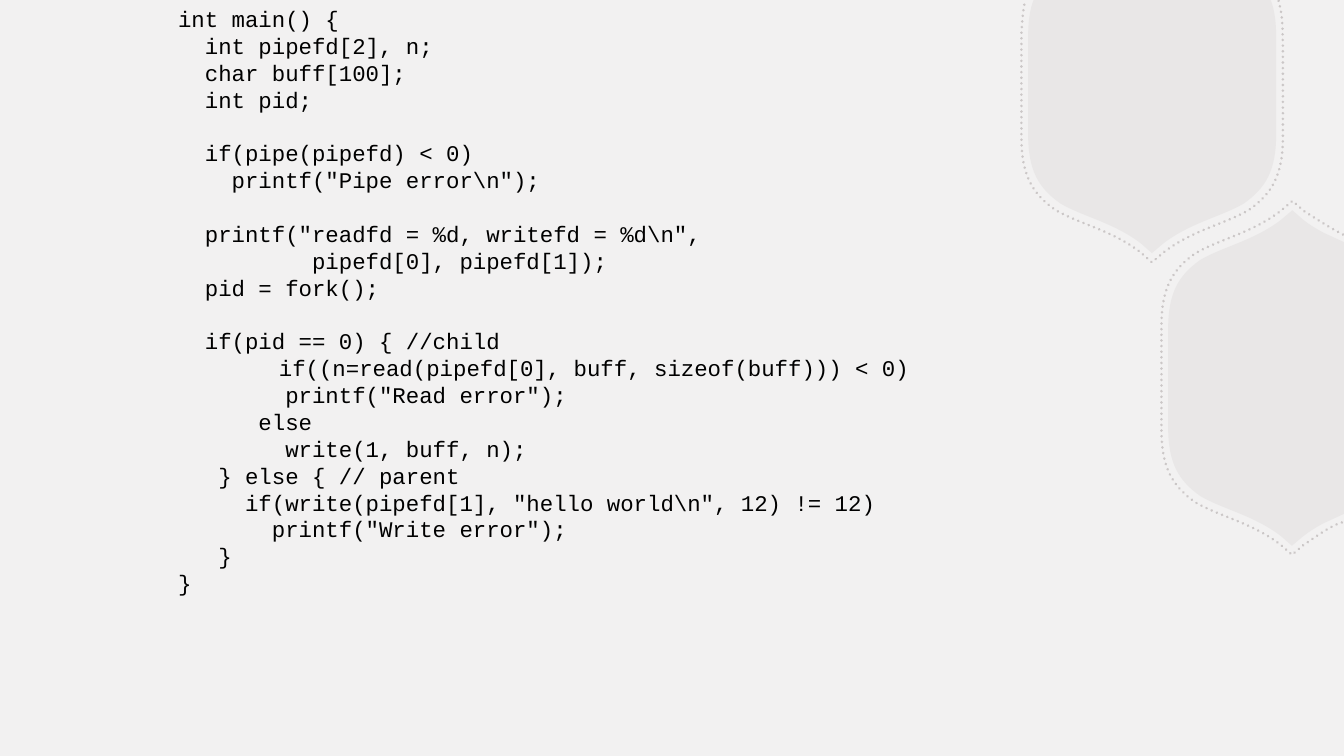
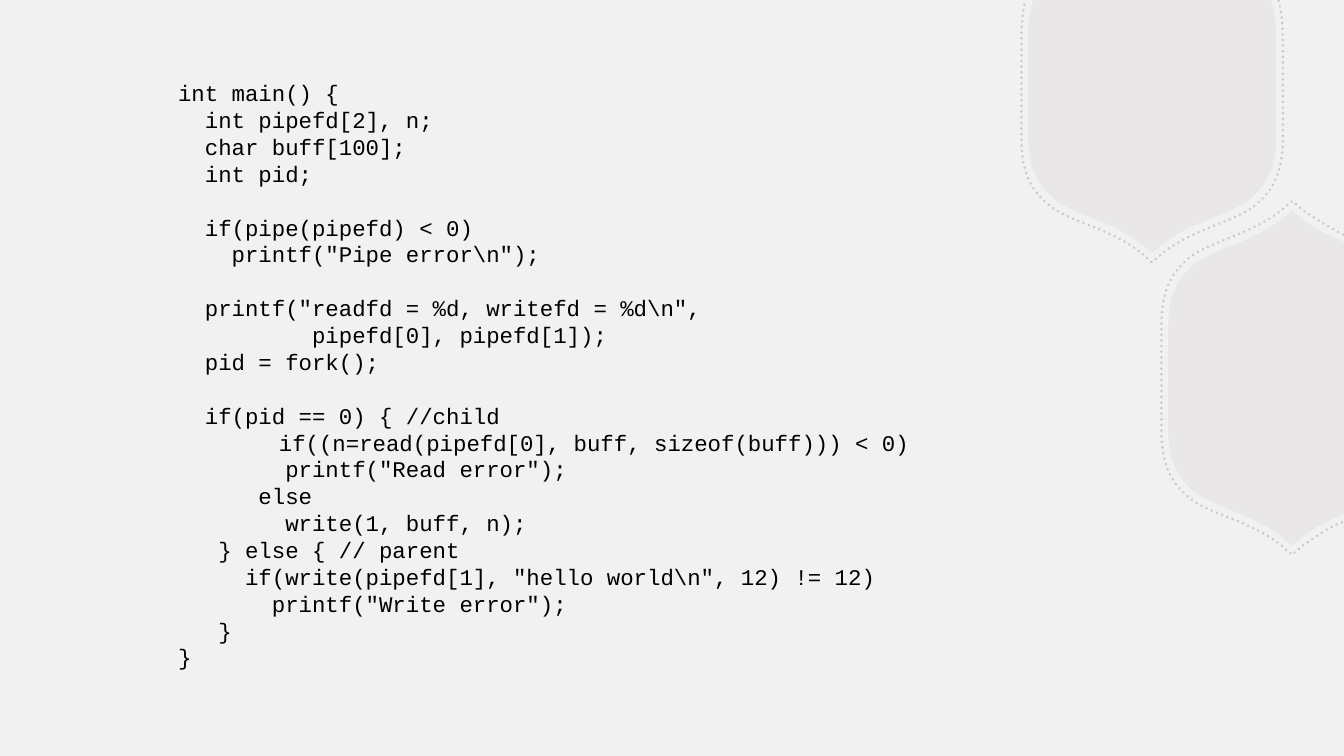
Before and after one commit to BillJr99/Ursinus-CS376, a slide deck: slide 62 of files/lectures/shellipc.pptx (slide 64 before the commit). Drawn at 1344x756 pixels with LibreOffice and Linux fonts; fonts in the diff are those of the drawing. Boxes give left, top, right and bottom in pixels: in the first picture for what was removed or moved away, otherwise in the second. Text is boxed around its words. In the diff, an @@ line names an element or a change of style, - is before the commit and + after.

```diff
--- a/files/lectures/shellipc.pptx
+++ b/files/lectures/shellipc.pptx
@@ text "int main() {" moved from (x1=178, y1=11, x2=909, y2=542) to (x1=178, y1=85, x2=909, y2=617) @@
```
Also in this commit, not shown: 4 other slides changed, 1 slide added, 16 slides removed.
